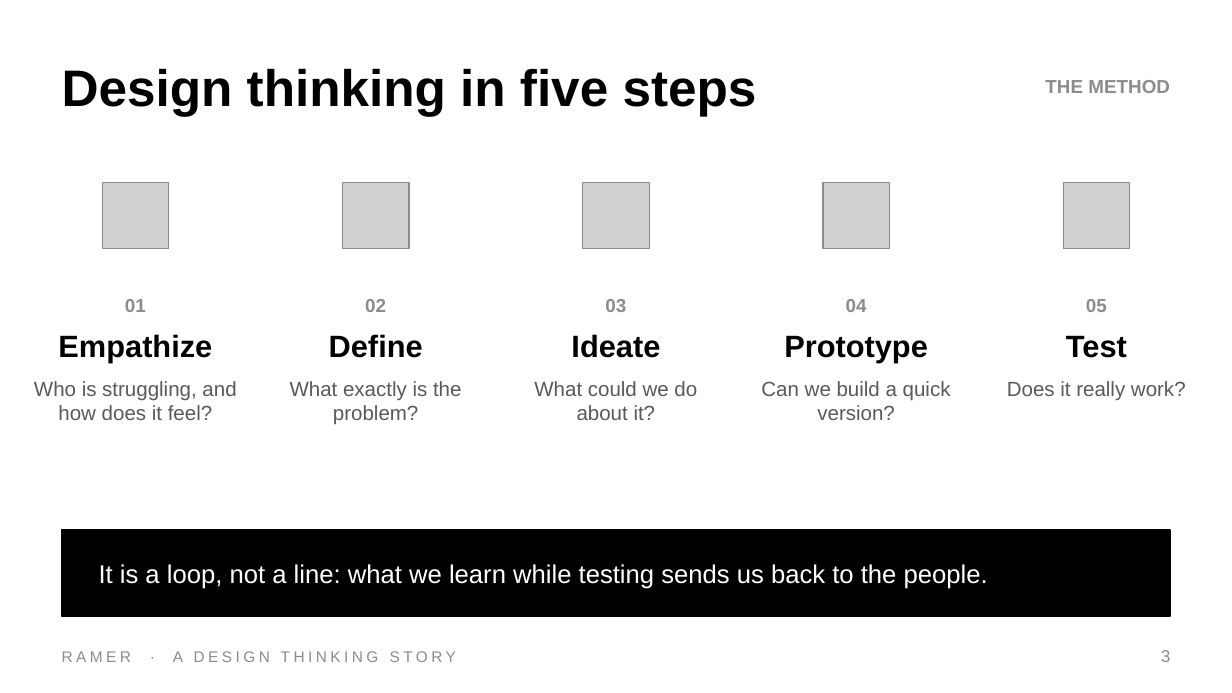
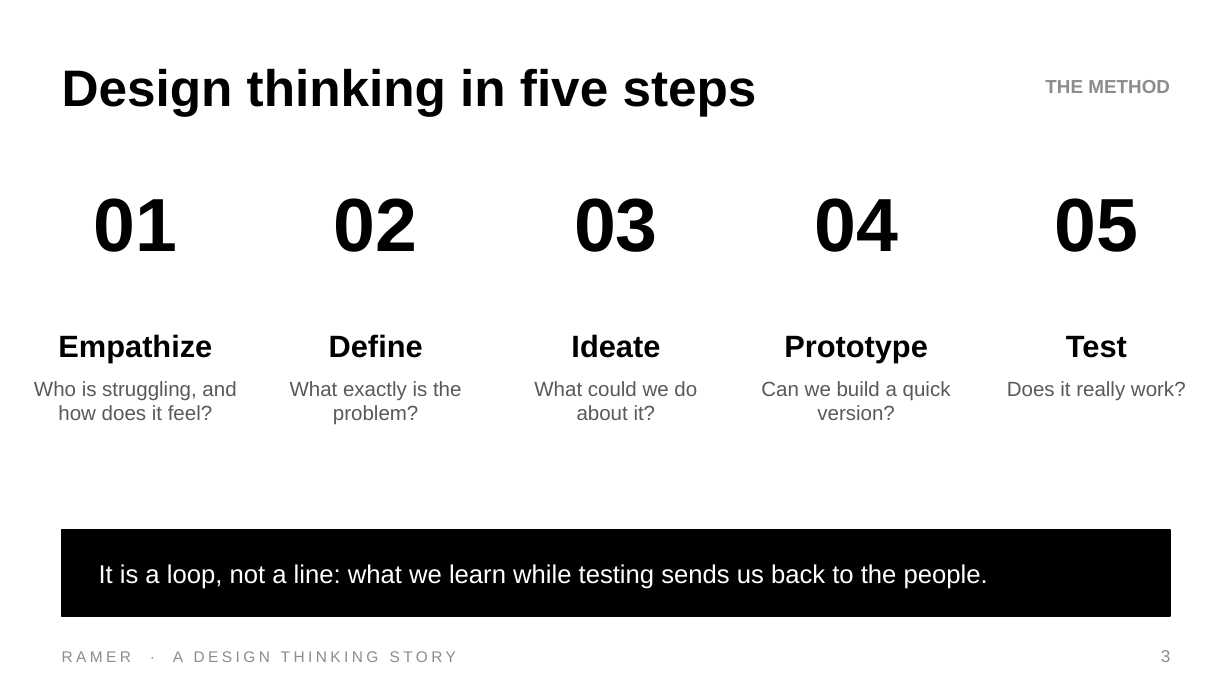
Before and after one commit to DrNeel11/tvarin, a slide deck: slide 3 of docs/Ramer_Design_Thinking.pptx. Drawn at 1232x693 pixels with LibreOffice and Linux fonts; fonts in the diff are those of the drawing; grey boxes stand for pictures. Boxes give left, top, right and bottom in pixels: in the first picture for what was removed or moved away, otherwise in the second. Text is boxed around its words. In the diff, an @@ line names an element or a change of style, - is before the commit and + after.

```diff
--- a/docs/Ramer_Design_Thinking.pptx
+++ b/docs/Ramer_Design_Thinking.pptx
@@ text "01": place and size @@
-text "01" at (125,299,146,312)
+text "01" at (94,198,178,252)
@@ text "02": place and size @@
-text "02" at (365,299,386,312)
+text "02" at (334,198,418,252)
@@ text "03": place and size @@
-text "03" at (605,299,626,312)
+text "03" at (574,198,658,252)
@@ text "04": place and size @@
-text "04" at (846,299,867,312)
+text "04" at (814,198,898,252)
@@ size 11 to 44 pt, text colour #8C8C8C to #000000 in 5 elements at (94,198,178,252), (334,198,418,252), (574,198,658,252), (814,198,898,252), (1055,198,1139,252) @@
@@ text "05": place and size @@
-text "05" at (1086,299,1107,312)
+text "05" at (1055,198,1139,252)
@@ picture removed at (102,182,169,249) @@
@@ picture removed at (342,182,409,249) @@
@@ picture removed at (583,182,649,249) @@
@@ picture removed at (823,182,890,249) @@
@@ picture removed at (1063,182,1130,249) @@
```
Also in this commit, not shown: 16 other slides changed.
